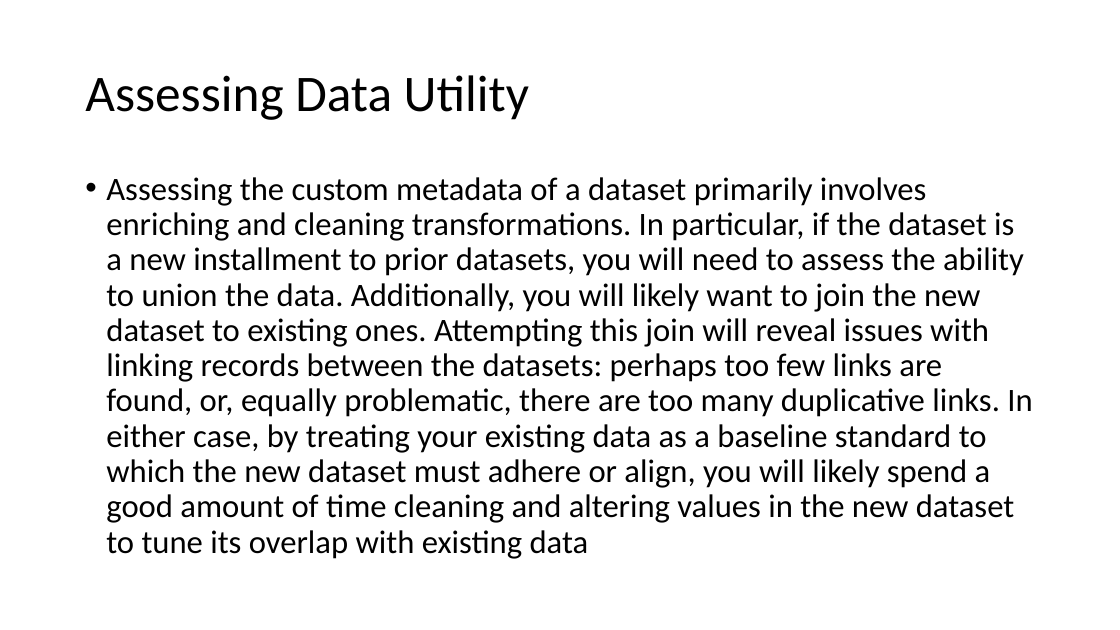
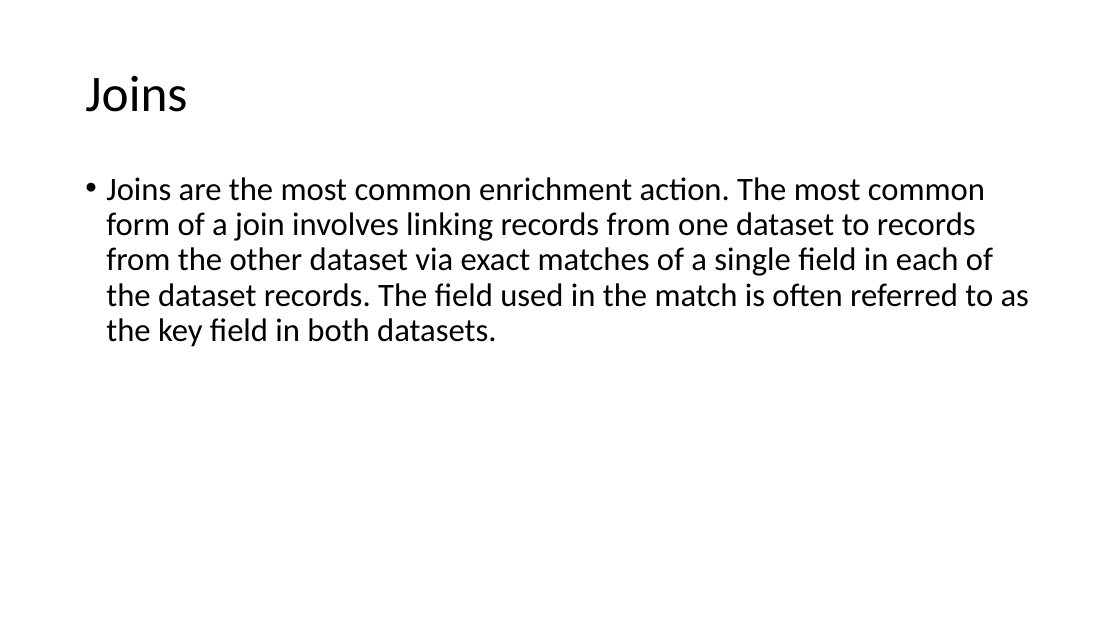
Before and after one commit to damallajyothii/damallaj, a slide deck: slide 13 of unit-IV.pptx (slide 14 before the commit). Drawn at 1120x630 pixels with LibreOffice and Linux fonts; fonts in the diff are those of the drawing. Boxes give left, top, right and bottom in pixels: in the first picture for what was removed or moved away, otherwise in the second. Text is boxed around its words. In the diff, an @@ line names an element or a change of style, - is before the commit and + after.

```diff
--- a/unit-IV.pptx
+++ b/unit-IV.pptx
@@ title at (85, 75, 187, 112): text changed @@
-Assessing Data Utility
+Joins
@@ text at (106, 177, 1029, 347): text changed @@
-• Assessing the custom metadata of a dataset primarily involves enriching and cleaning transformations. In particular, if the dataset is a new installment to prior datasets, you will need to assess the ability to union the data. Additionally, you will likely want to join the new dataset to existing ones. Attempting this join will reveal issues with linking records between the datasets: perhaps too few links are found, or, equally problematic, there are too many duplicative links. In either case, by treating your existing data as a baseline standard to which the new dataset must adhere or align, you will likely spend a good amount of time cleaning and altering values in the new dataset to tune its overlap with existing data
+• Joins are the most common enrichment action. The most common form of a join involves linking records from one dataset to records from the other dataset via exact matches of a single field in each of the dataset records. The field used in the match is often referred to as the key field in both datasets.
```
Also in this commit, not shown: 4 other slides changed, 18 slides added, 33 slides removed.
